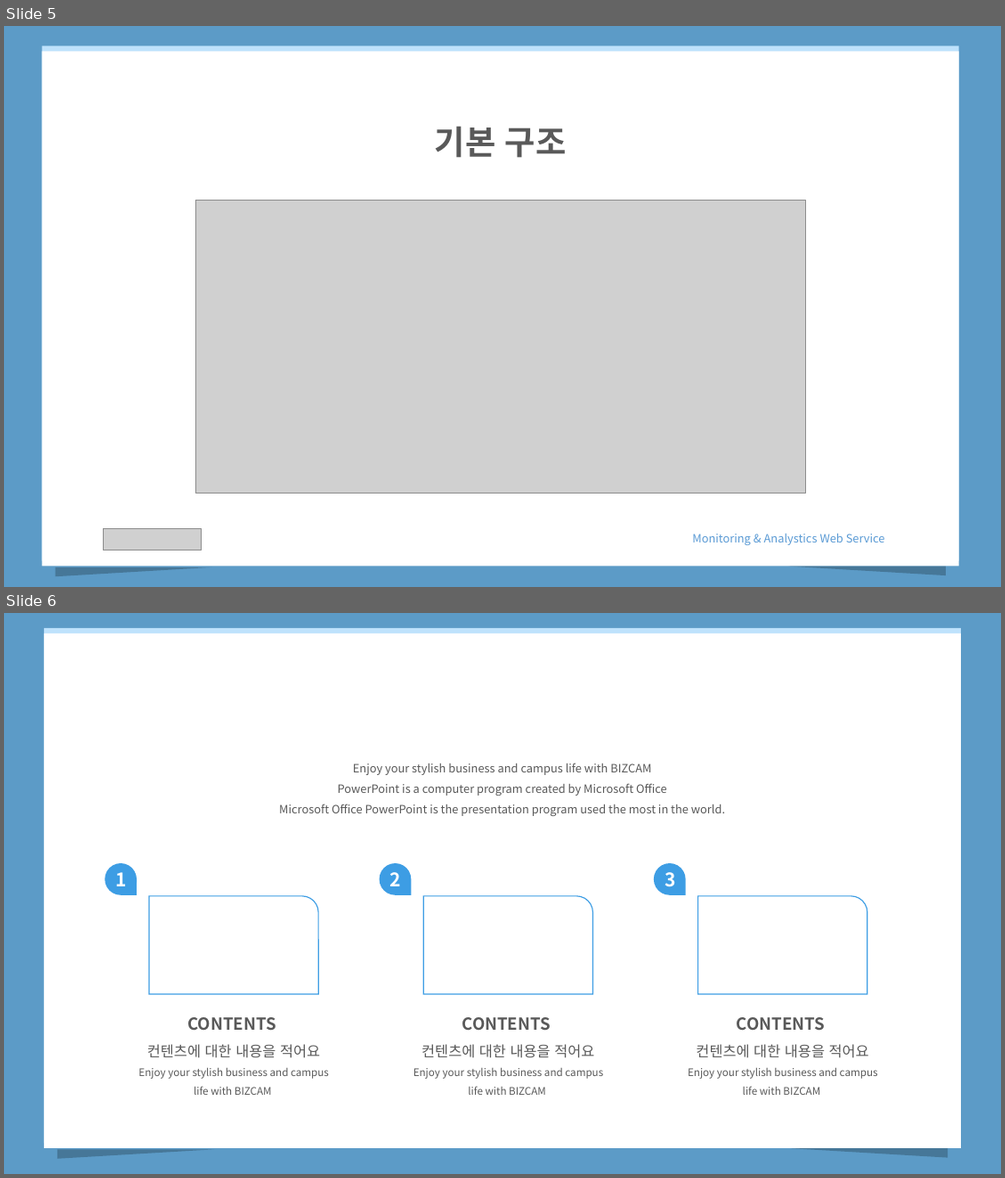
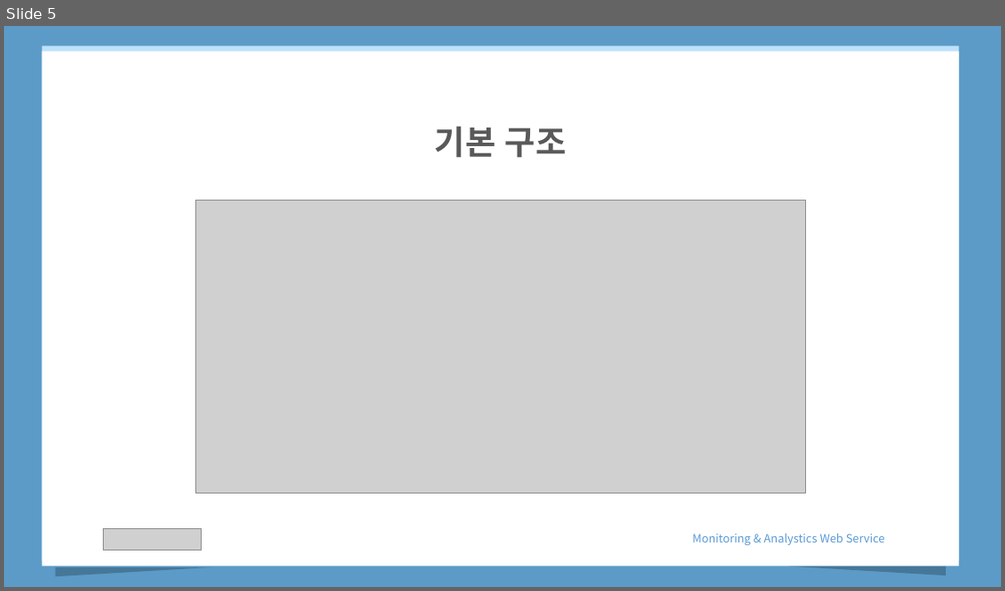
Before and after one commit to haomaru88/first_web, a slide deck: MonitoringWeb.pptx. Shown one above the other, each under a label of ours: slides 5 and 6 before the commit, slide 5 after it. The pictures are 1005x1178 and 1005x591 pixels, drawn with LibreOffice and Linux fonts; fonts in the diff are those of the drawing; grey boxes stand for pictures. Boxes give left, top, right and bottom in pixels: in the first picture for what was removed or moved away, otherwise in the second. Text is boxed around its words. In the diff, an @@ line names an element or a change of style, - is before the commit and + after.

```diff
--- a/MonitoringWeb.pptx
+++ b/MonitoringWeb.pptx
@@ slide 6 removed at <box>4,613,1001,1174</box>, background #5C9BC7 @@
@@ rectangle removed at <box>44,633,961,1148</box> @@
@@ text removed at <box>279,763,725,816</box> @@
-Enjoy your stylish business and campus life with BIZCAM
-PowerPoint is a computer program created by Microsoft Office
-Microsoft Office PowerPoint is the presentation program used the most in the world.
@@ teardrop removed at <box>105,863,138,896</box> @@
@@ text removed at <box>116,872,127,886</box> @@
-1
@@ teardrop removed at <box>380,863,412,896</box> @@
@@ text removed at <box>390,872,401,886</box> @@
-2
@@ teardrop removed at <box>654,863,686,896</box> @@
@@ text removed at <box>664,872,675,887</box> @@
-3
@@ round rect removed at <box>149,896,318,994</box> @@
@@ round rect removed at <box>423,896,592,994</box> @@
@@ round rect removed at <box>698,896,867,994</box> @@
@@ text removed at <box>138,1017,329,1094</box> @@
-CONTENTS
-컨텐츠에 대한 내용을 적어요
-Enjoy your stylish business and campus life with BIZCAM
@@ text removed at <box>413,1017,603,1094</box> @@
-CONTENTS
-컨텐츠에 대한 내용을 적어요
-Enjoy your stylish business and campus life with BIZCAM
@@ text removed at <box>688,1017,878,1094</box> @@
-CONTENTS
-컨텐츠에 대한 내용을 적어요
-Enjoy your stylish business and campus life with BIZCAM
@@ right triangle removed at <box>57,1149,214,1159</box> @@
@@ right triangle removed at <box>791,1149,947,1158</box> @@
```
Also in this commit, not shown: 1 slide changed, 1 slide added, 5 other slides removed, 1 other file.
